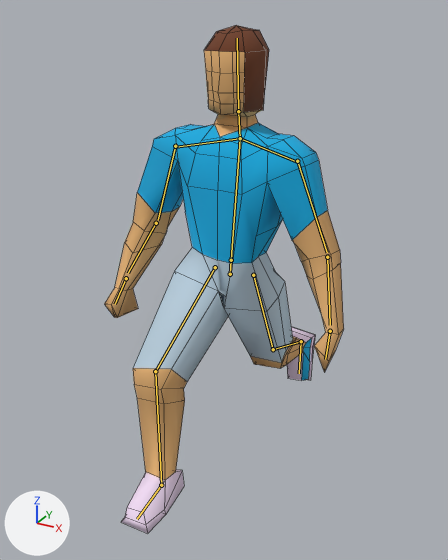
The Blender file blender/player.blend, before and after one commit.
Rendered twice from a 50 mm camera at (0.967, -1.798, 1.61) aimed at (-0.025, 0.006, 0.708). The axes (+X, +Y, +Z) are drawn at lower left. The lights are the same throughout. Both versions are drawn at frame 10 of the action 'Bottom Run'; the numbers are the values there. The bones that bend it are drawn over the model as lines. Mesh edges are drawn as thin lines.
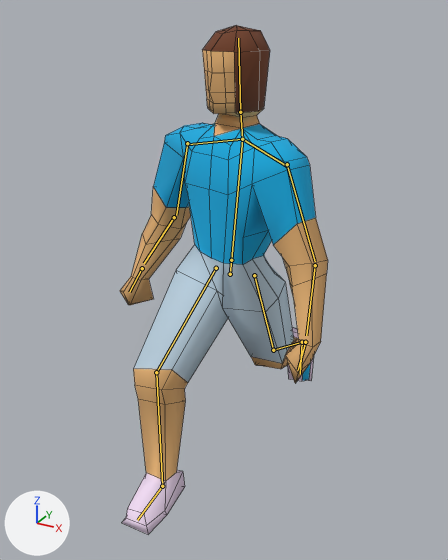
What the commit changed:
Bone 'Main Bone' (bone_main_bone) turns from (0, 0, 0) to (1, -15, -3) degrees about its own x, y and z.
Bone 'Right Leg' (bone_right_leg) moves from (0.0, 0.0, 0.0) to (-0.021, 0.002, -0.002).
Bone 'Right Leg' (bone_right_leg) turns from (-4, 3, 44) to (-16, -5, 48) degrees about its own x, y and z.
Bone 'Left Leg' (bone_left_leg) moves from (0.0, 0.0, 0.0) to (-0.02, -0.004, -0.002).
Bone 'Left Leg' (bone_left_leg) turns from (-6, 4, 29) to (-12, -9, 32) degrees about its own x, y and z.

Changed parts and their boxes [x1, y1, x2, y2] in the pictures (448 x 560 px):
'Plane', posed (13% narrower)
    before: [105, 25, 344, 533]
    after: [120, 25, 328, 534]
bone 'Right Leg', root to tip
    before: (215, 267) to (155, 371)
    after: (216, 268) to (156, 372)
bone 'Left Leg', root to tip
    before: (253, 275) to (273, 349)
    after: (254, 275) to (273, 350)
